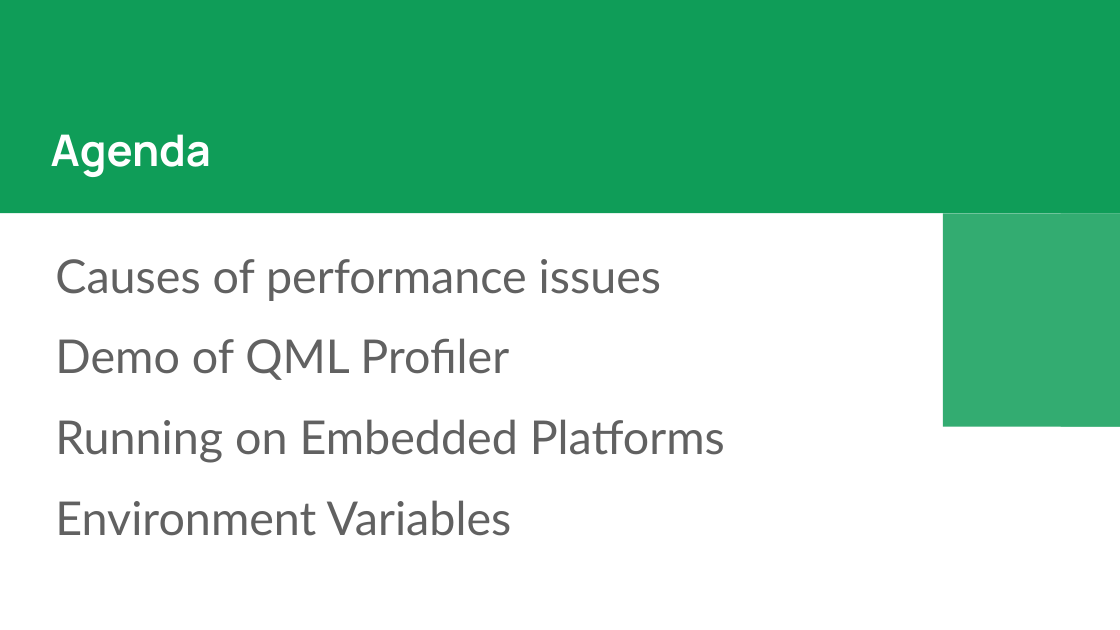
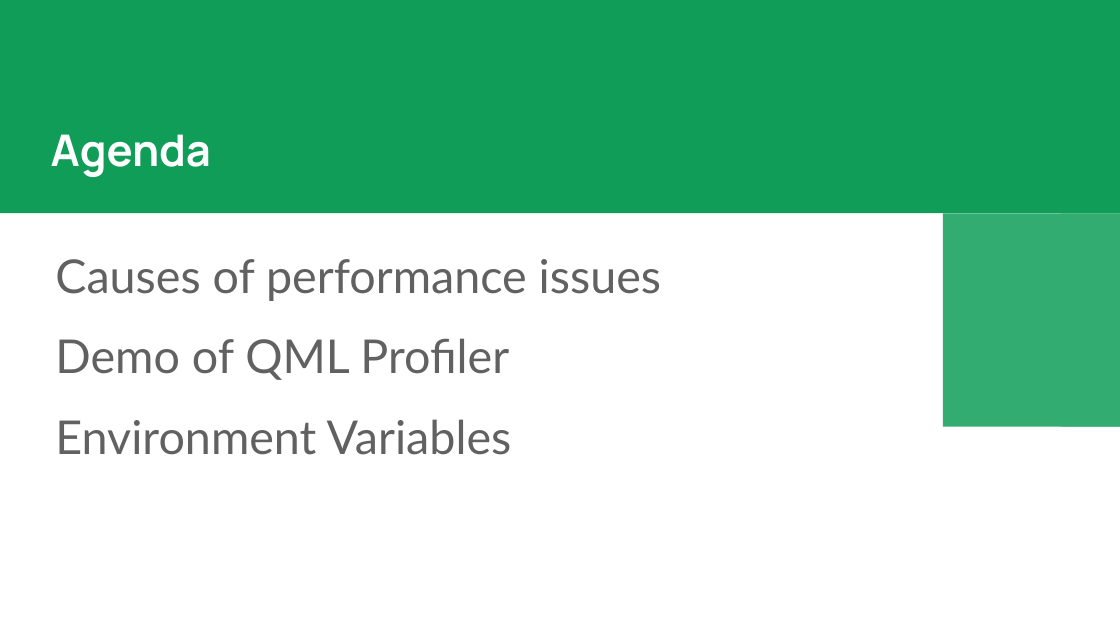
Before and after one commit to ocqt/2017-07-Profiling-QML, a slide deck: slide 2 of Profiling QML.pptx. Drawn at 1120x630 pixels with LibreOffice and Linux fonts; fonts in the diff are those of the drawing. Boxes give left, top, right and bottom in pixels: in the first picture for what was removed or moved away, otherwise in the second. Text is boxed around its words. In the diff, an @@ line names an element or a change of style, - is before the commit and + after.

```diff
--- a/Profiling QML.pptx
+++ b/Profiling QML.pptx
@@ text at (x1=55, y1=419, x2=725, y2=463): paragraph removed @@
-Running on Embedded Platforms
```
Also in this commit, not shown: 6 other slides changed, 3 slides added, 1 slide removed, 2 other files.
